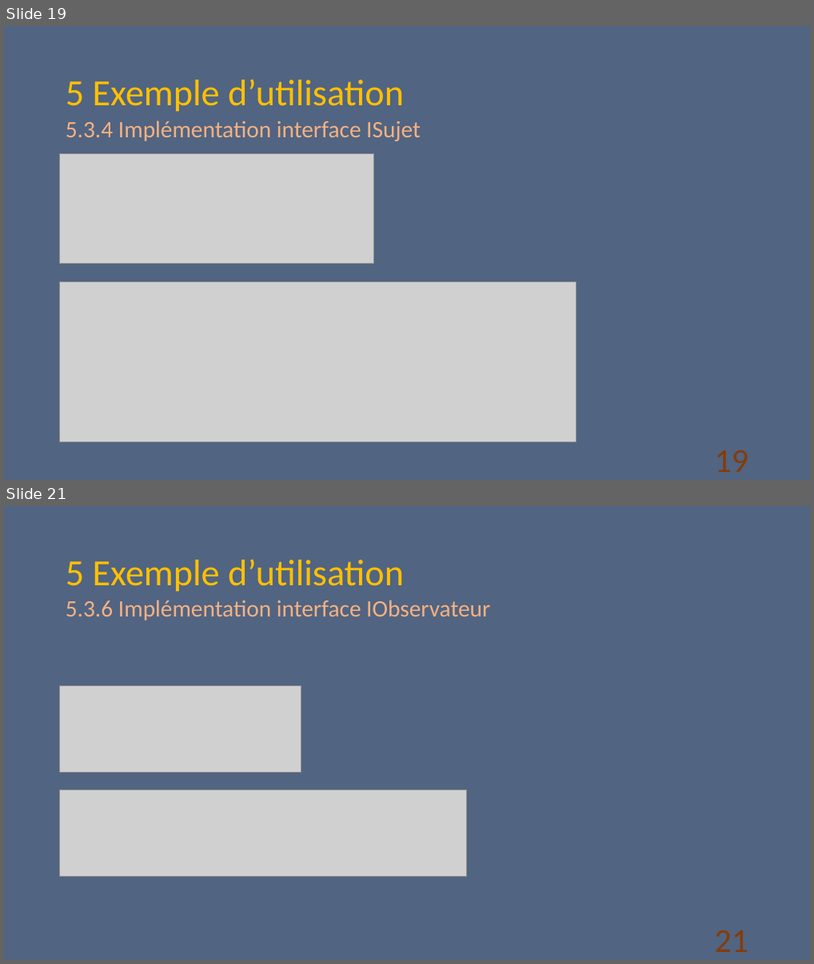
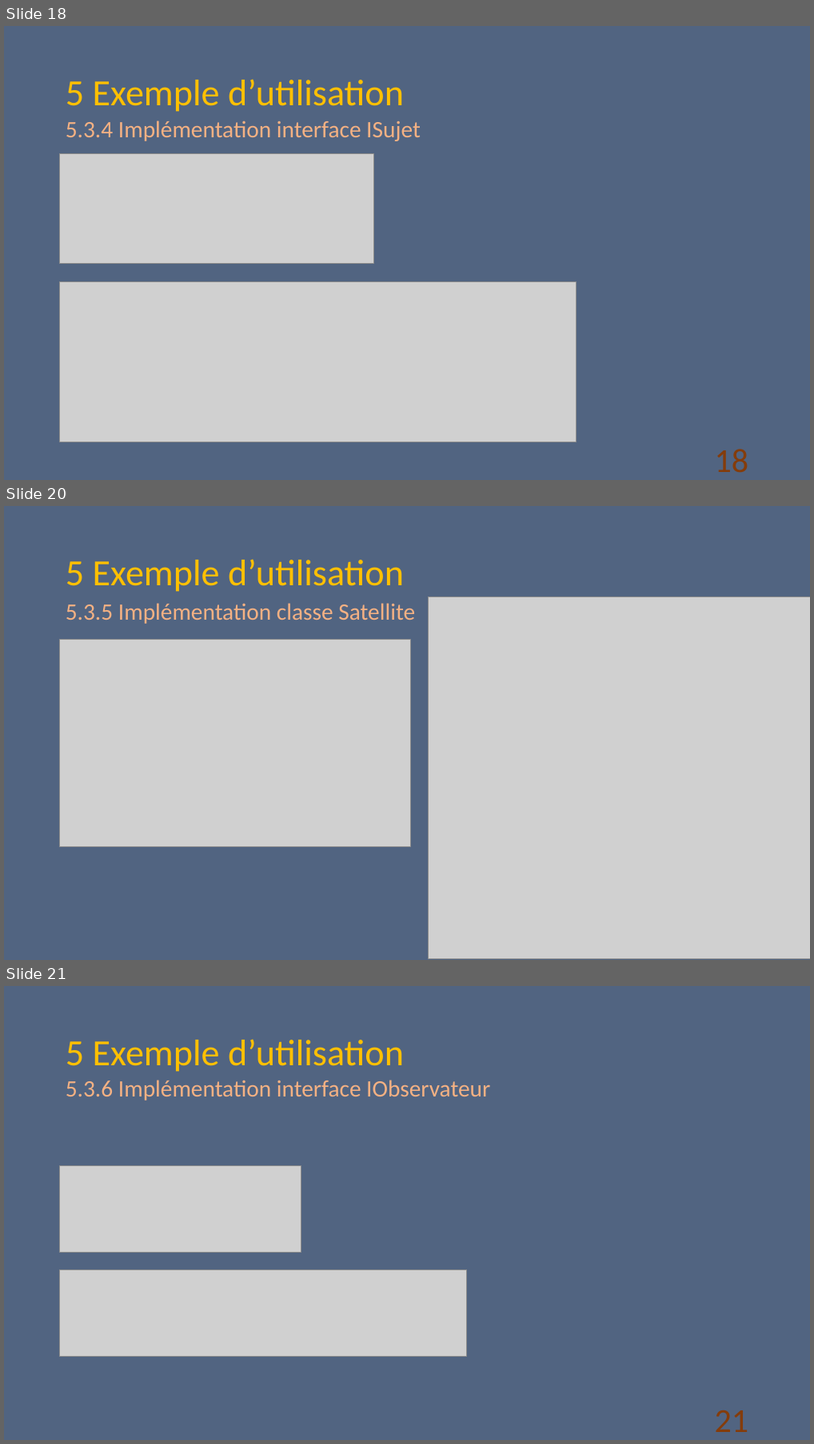
Before and after one commit to D-CRAVO/FORMATION-CDA-2210, a slide deck: 106_DesignPattern/Cours/Observateur/Observateur.pptx. Shown one above the other, each under a label of ours: slides 19 and 21 before the commit, slides 18, 20 and 21 after it; the slides between them are not shown. The pictures are 814x964 and 814x1444 pixels, drawn with LibreOffice and Linux fonts; fonts in the diff are those of the drawing; grey boxes stand for pictures. Boxes give left, top, right and bottom in pixels: in the first picture for what was removed or moved away, otherwise in the second. Text is boxed around its words. In the diff, an @@ line names an element or a change of style, - is before the commit and + after.

```diff
--- a/106_DesignPattern/Cours/Observateur/Observateur.pptx
+++ b/106_DesignPattern/Cours/Observateur/Observateur.pptx
@@ slide 20 added at box(4, 506, 810, 960), background #526582 @@
@@ title added at box(66, 559, 404, 592), 44 pt, text #FFC000 @@
+5 Exemple d’utilisation
@@ picture added at box(429, 596, 810, 959) @@
@@ text added at box(66, 603, 415, 624), 28 pt, text #F4B183 @@
+5.3.5 Implémentation classe Satellite
@@ picture added at box(60, 639, 411, 847) @@
@@ what was slide 19 is now slide 18 @@
@@ page number at box(715, 448, 750, 472): text changed @@
-19
+18
```
Also in this commit, not shown: 10 slides changed, 1 slide removed, 33 other files.
